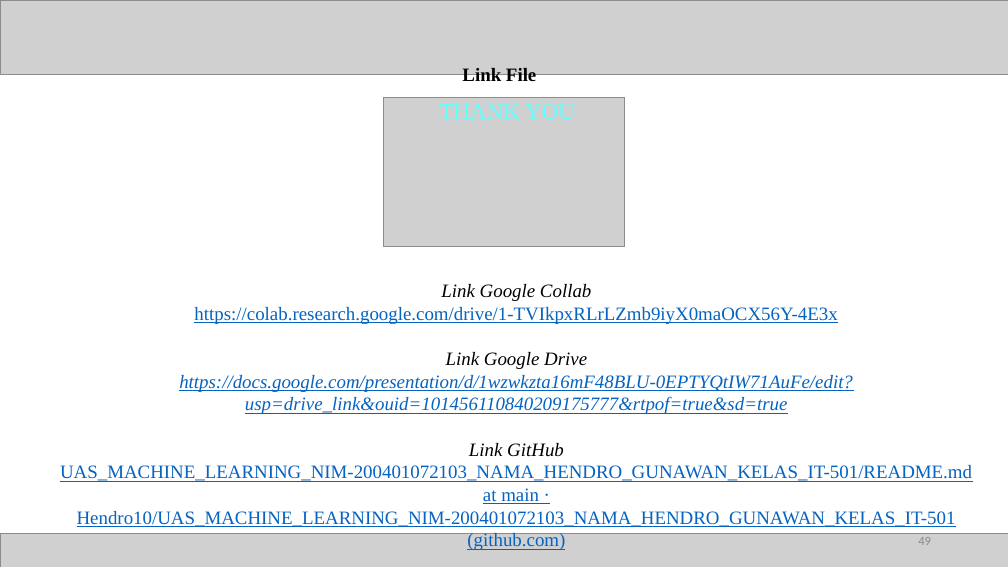
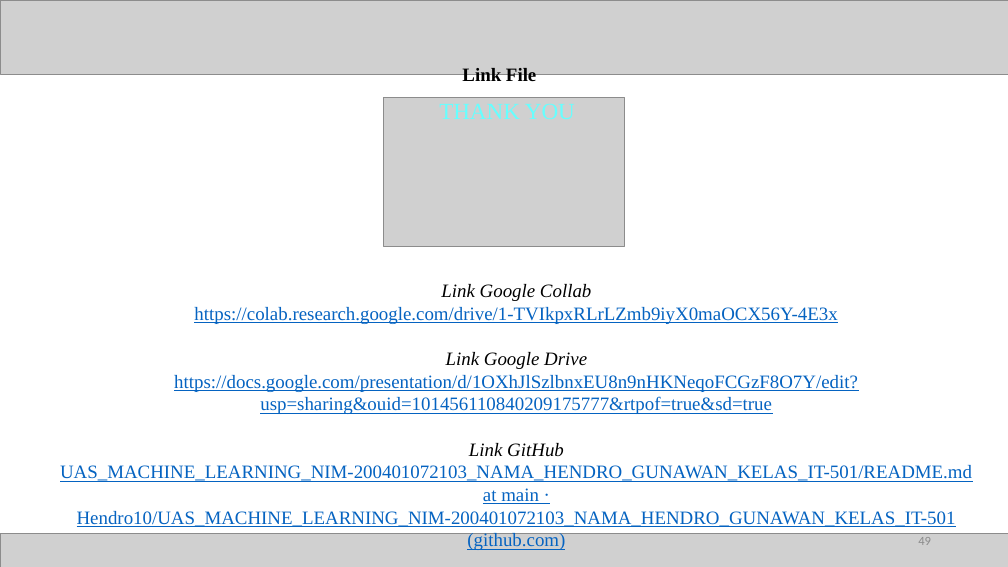
Before and after one commit to Hendro10/UAS_MACHINE_LEARNING_NIM-200401072103_NAMA_HENDRO_GUNAWAN_KELAS_IT-501, a slide deck: slide 49 of UAS_MACHINE_LEARNING_NIM_200401072103_NAMA_HENDRO_GUNAWAN_KELAS_IT-501.pptx. Drawn at 1008x567 pixels with LibreOffice and Linux fonts; fonts in the diff are those of the drawing; grey boxes stand for pictures. Boxes give left, top, right and bottom in pixels: in the first picture for what was removed or moved away, otherwise in the second. Text is boxed around its words. In the diff, an @@ line names an element or a change of style, - is before the commit and + after.

```diff
--- a/UAS_MACHINE_LEARNING_NIM_200401072103_NAMA_HENDRO_GUNAWAN_KELAS_IT-501.pptx
+++ b/UAS_MACHINE_LEARNING_NIM_200401072103_NAMA_HENDRO_GUNAWAN_KELAS_IT-501.pptx
@@ text at bbox=[174, 375, 858, 414]: text changed; italic off @@
-https://docs.google.com/presentation/d/1wzwkzta16mF48BLU-0EPTYQtIW71AuFe/edit?usp=drive_link&ouid=101456110840209175777&rtpof=true&sd=true
+https://docs.google.com/presentation/d/1OXhJlSzlbnxEU8n9nHKNeqoFCGzF8O7Y/edit?usp=sharing&ouid=101456110840209175777&rtpof=true&sd=true
```
Also in this commit, not shown: 1 other slide changed.
